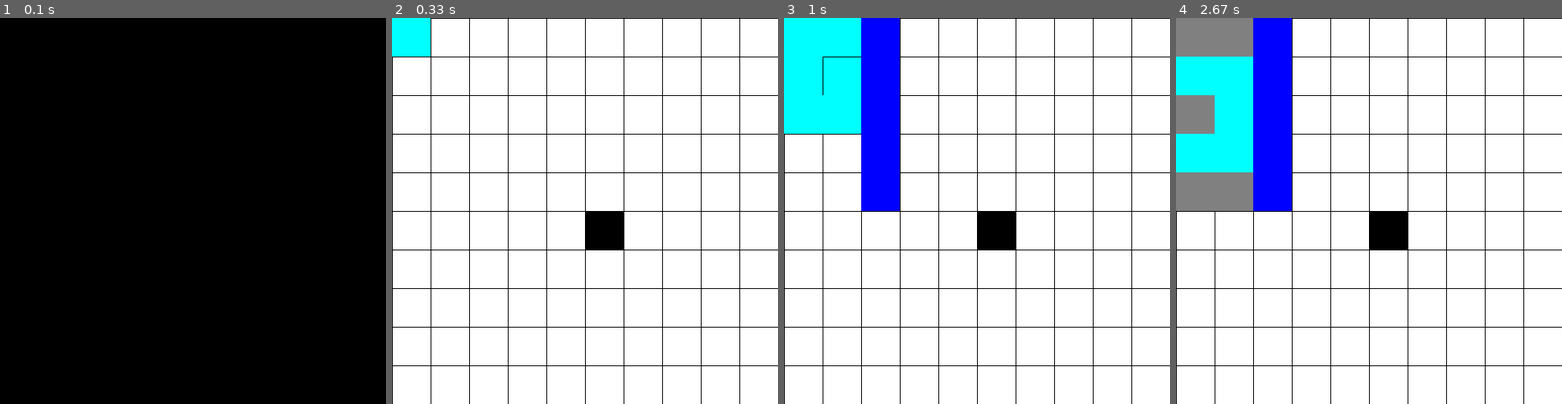
Above: before the commit, frames 1-4 (left to right).
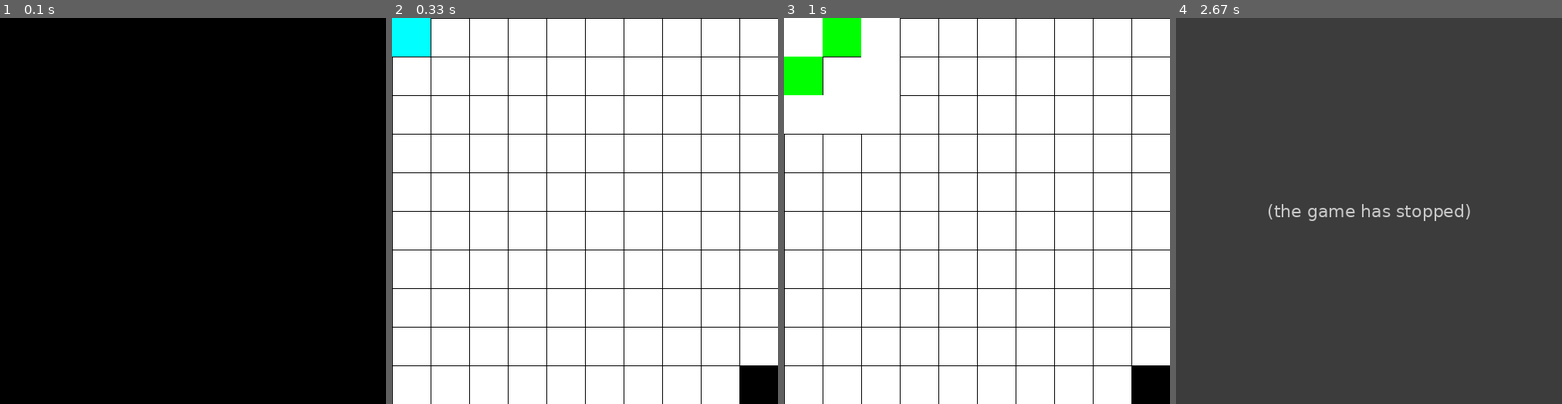
Above: after the commit, the same moments.

Repository: nagaaron/A-
Game: pygame game, started from A_star_pygame.py
Two runs of this game, one before a commit and one after it. Both use one fixed random seed, a clock stepped at 60 frames per second and the inputs below.
Inputs:
- Up to frame 1 (0.1 s): no input
- Up to frame 2 (0.33 s): no input
- Up to frame 3 (1 s): tap Space at 0.33 s
- Up to frame 4 (2.67 s): no input

Frame 1 is identical in both runs. In frame 2, 1.9% of the frame differs, in the area x 50-100%, y 50-100%; in frame 3, 13%; in frame 4, 100%, in the area x 0-100%, y 0-100%.
After the commit the program exited at 2.4 s; later frames show no game.

Commit message:
Add files via upload

Diff:
--- a/A_star_pygame.py
+++ b/A_star_pygame.py
@@ -25,10 +25,13 @@
 def draw_closed_and_children(window,field,openList,children,grid):
     draw_grid(window,500,field)
     draw_blocker(window,grid,field)
+
     for x in openList:
-        pygame.draw.rect(window,(128,128,128),(x.position[0]*field,x.position[1]*field,field,field))
+        pygame.draw.rect(window,(0,255,0),(x.position[0]*field,x.position[1]*field,field,field))
+
     for x in children:
-        pygame.draw.rect(window,(0,255,255),(x.position[0]*field,x.position[1]*field,field,field))
+        pygame.draw.rect(window,(255,255,255),(x.position[0]*field,x.position[1]*field,field,field))
+
     pygame.display.update()
 
 def draw_blocker(window,grid,field):
@@ -57,9 +60,8 @@
 
         currentNode = openList[0]
         currentIndex = 0
-
         for index,item in enumerate(openList):
-            if item.fCost < currentNode.fCost:
+            if item.fCost <= currentNode.fCost:
                 currentNode = item
                 currentIndex = index
         openList.pop(currentIndex)
@@ -73,14 +75,23 @@
                 current = current.parent
             return path[::-1]
 
+
+        # get all children
+
         children = []
-
         for new_position in [( 0, -1),( 0, 1 ),( -1 ,0),( 1 ,0),( -1 ,-1 ),( -1 , 1 ),( 1 , -1 ),( 1 , 1 )]:
             node_position = (currentNode.position[0]+new_position[0],currentNode.position[1]+new_position[1])
 
             if node_position[0] > (len(grid)-1) or node_position[0] < 0 or node_position[1] > (len(grid[len(grid)-1])-1) or node_position[1]<0:
                 continue
             if grid[node_position[0]][node_position[1]]!=0:
+                continue
+            inopen = False
+            for i in openList:
+                if node_position == i.position:
+                    inopen = True
+                    break
+            if inopen:
                 continue
 
             new_node = Node(currentNode, node_position)
@@ -110,13 +121,12 @@
     window = pygame.display.set_mode((screen,screen))
     pygame.display.set_caption("Pathfinder")
     grid= [[0 for i in range(cols)] for j in range(cols)]
-    for i in range(0,5):
-        grid[2][i] = 1
+
     print(grid)
-
+    grids = True
     window.fill((255,255,255))
     startNode = (0,0)
-    endNode = (250,250)
+    endNode = (450,450)
 
     gogo = True
 
@@ -127,21 +137,27 @@
                     pygame.quit()
 
             if event.type == pygame.MOUSEBUTTONDOWN and event.button ==1:
-                startNode = pygame.mouse.get_pos()
-                startNode = (field*math.ceil(startNode[0]//field),field*math.ceil(startNode[1]//field))
+                gridpos = pygame.mouse.get_pos()
+                gridy = gridpos[0] //field
+                gridx = gridpos[1] //field
+                grid[gridy][gridx] = 1
 
             if event.type  == pygame.MOUSEBUTTONDOWN and event.button ==3:
-                endNode = pygame.mouse.get_pos()
-                endNode = (field*math.ceil(endNode[0]//field),field*math.ceil(endNode[1]//field))
+                gridpos = pygame.mouse.get_pos()
+                gridy = gridpos[0] //field
+                gridx = gridpos[1] //field
+                grid[gridy][gridx] = 0
 
             window.fill((255,255,255))
             draw_grid(window,screen,field)
+            draw_blocker(window, grid, field)
             pygame.draw.rect(window,(0,255,255),(startNode[0],startNode[1],field,field))
             pygame.draw.rect(window,(0,0,0),(endNode[0],endNode[1],field,field))
             pygame.display.update()
             if event.type == pygame.KEYDOWN:
                 if event.key == pygame.K_SPACE:
                     gogo = False
+
     layout = algorithm(grid,startNode,endNode,window,clock,field,startNode,endNode)
     draw_path(window, layout, field)
 
